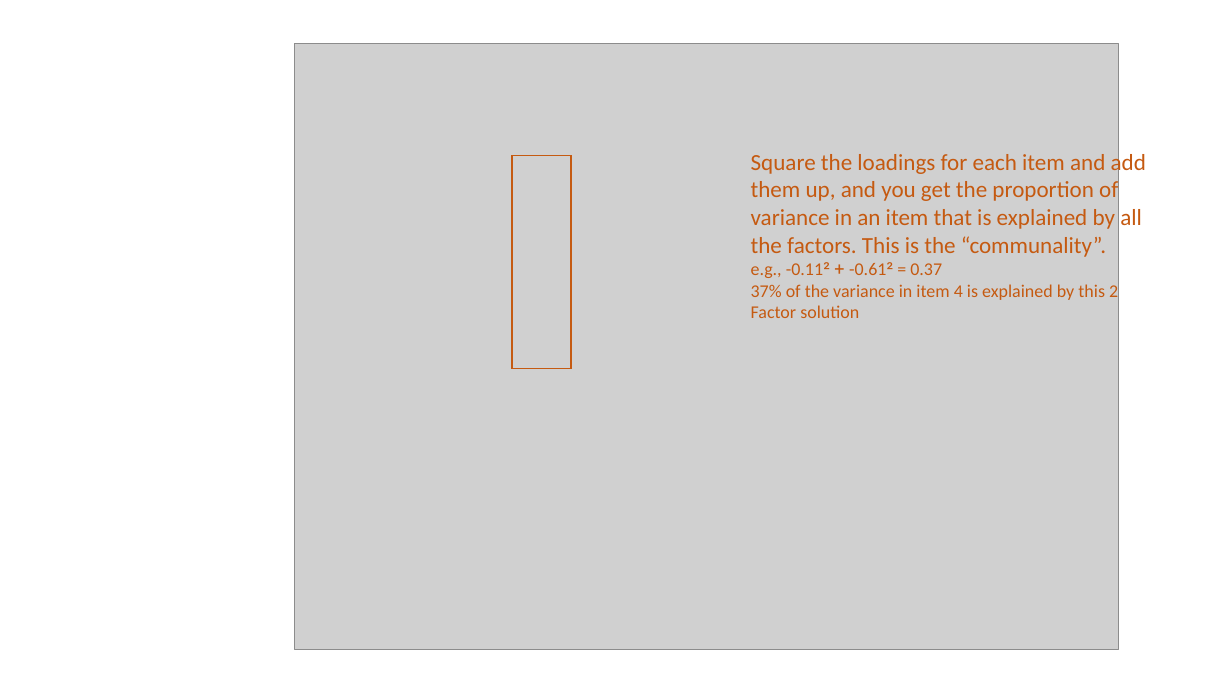
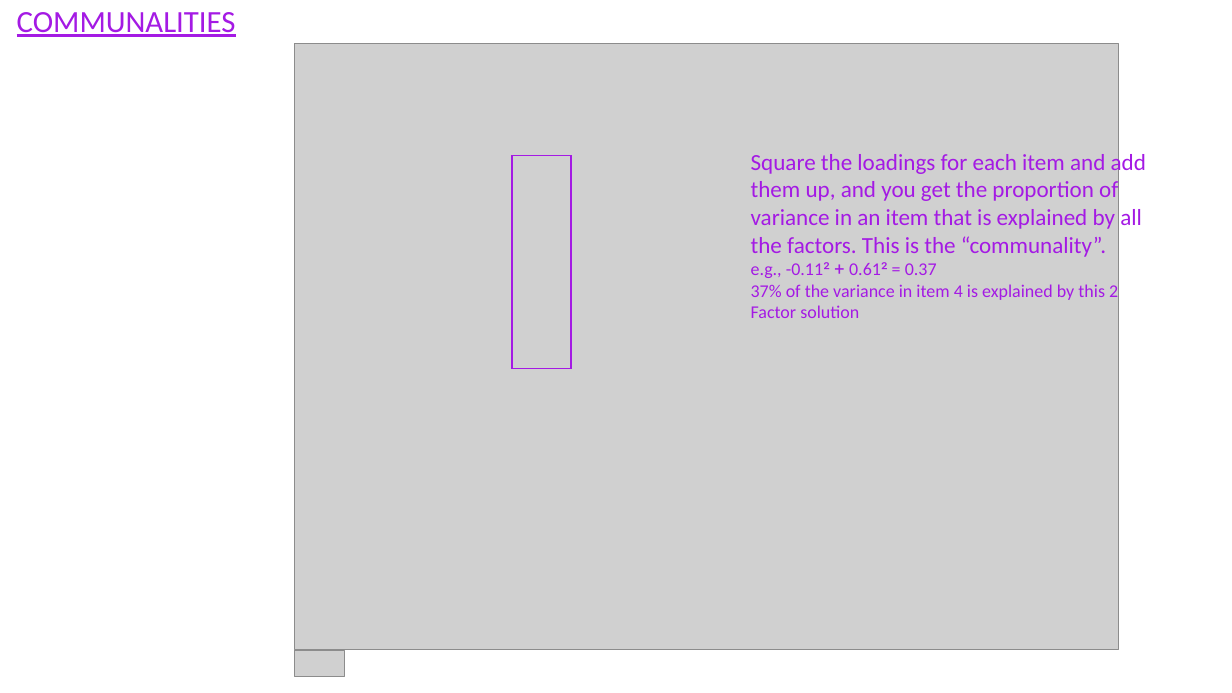
Before and after one commit to uoepsy/msmr, a slide deck: slide 3 of msmr_labs/images/efa_output.pptx (slide 2 before the commit). Drawn at 1232x693 pixels with LibreOffice and Linux fonts; fonts in the diff are those of the drawing; grey boxes stand for pictures. Boxes give left, top, right and bottom in pixels: in the first picture for what was removed or moved away, otherwise in the second. Text is boxed around its words. In the diff, an @@ line names an element or a change of style, - is before the commit and + after.

```diff
--- a/msmr_labs/images/efa_output.pptx
+++ b/msmr_labs/images/efa_output.pptx
@@ text added at [17,12,236,37], 24 pt, text #A41AE4, underline @@
+COMMUNALITIES
@@ rectangle at [512,155,571,369]: outline #C55A11 1 pt to #A41AE4 1 pt @@
@@ text at [751,150,1146,318]: text colour #C55A11 to #A41AE4 in "Square the loadings for each item and ...", "37% of the variance in item 4 ..." @@
@@ text at [751,262,937,278]: text changed; text colour #C55A11 to #A41AE4 @@
-e.g., -0.11² + -0.61² = 0.37
+e.g., -0.11² + 0.61² = 0.37
@@ picture added at [295,651,344,677] @@
```
Also in this commit, not shown: 8 other slides changed, 4 slides added, 2 other files.
